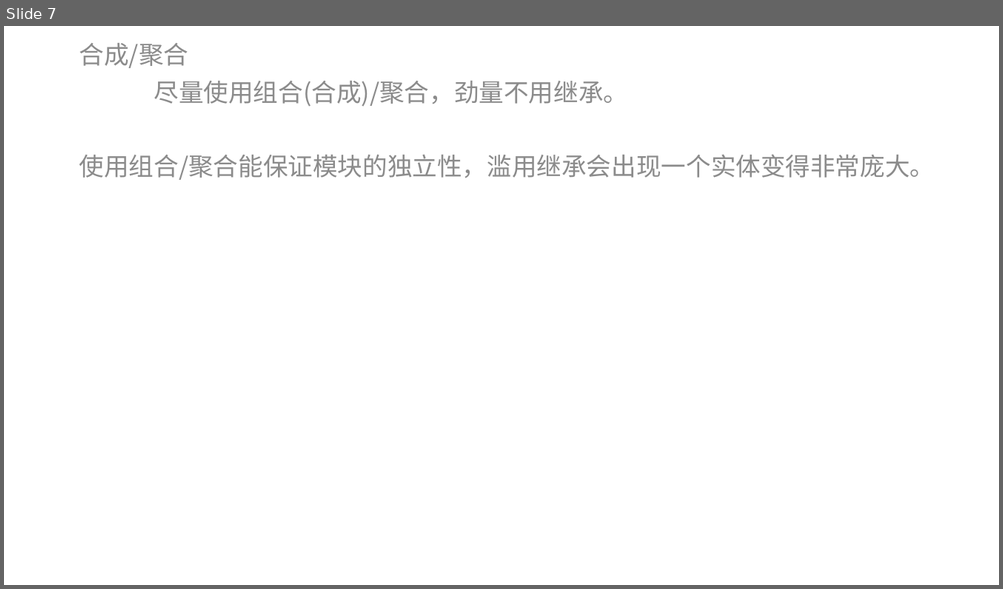
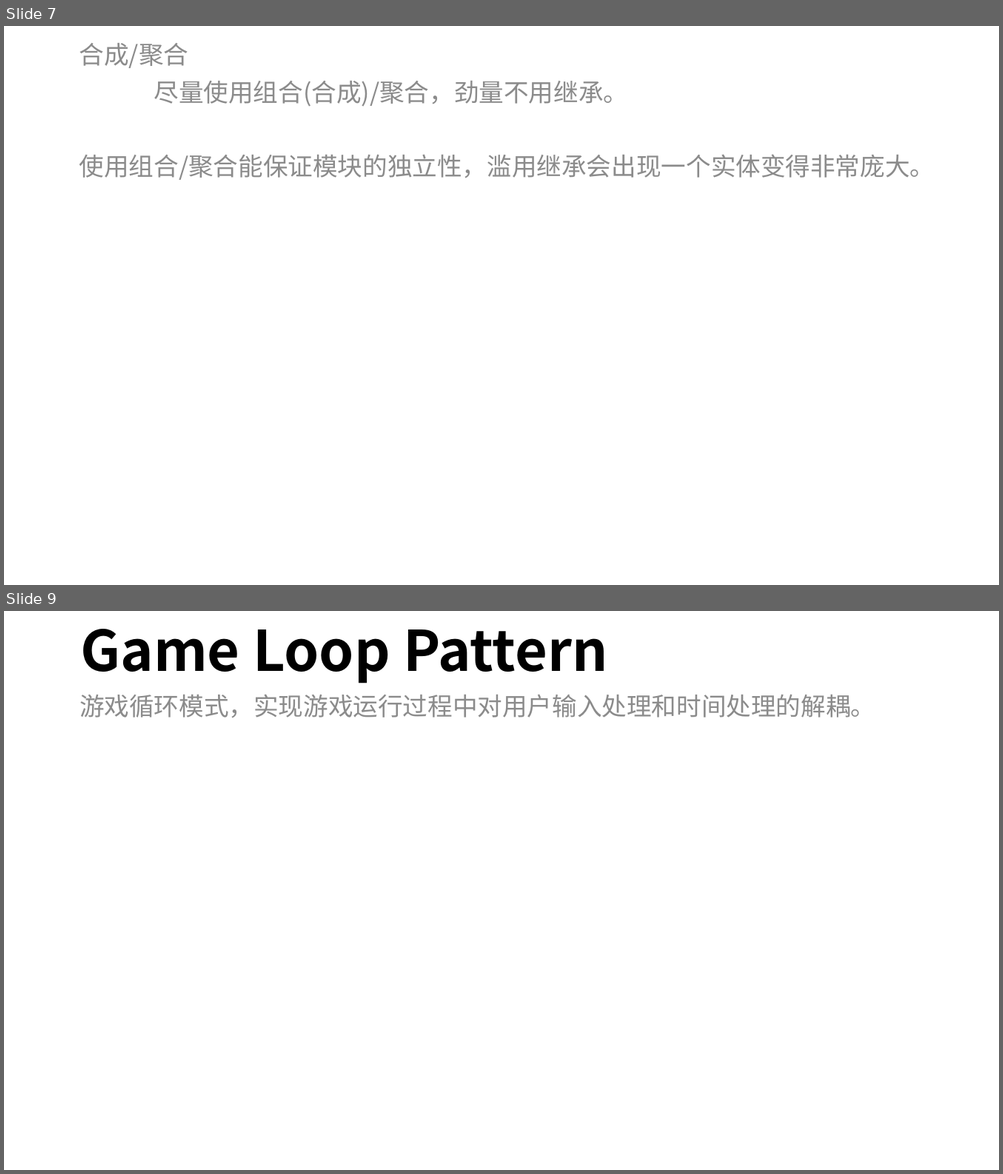
Before and after one commit to mshandle/GStar, a slide deck: Document/les2/les2.pptx. Shown one above the other, each under a label of ours: slide 7 before the commit, slides 7 and 9 after it; the slides between them are not shown. The pictures are 1003x589 and 1003x1174 pixels, drawn with LibreOffice and Linux fonts; fonts in the diff are those of the drawing. Boxes give left, top, right and bottom in pixels: in the first picture for what was removed or moved away, otherwise in the second. Text is boxed around its words. In the diff, an @@ line names an element or a change of style, - is before the commit and + after.

```diff
--- a/Document/les2/les2.pptx
+++ b/Document/les2/les2.pptx
@@ slide 9 added at box(4, 611, 999, 1170), background #FFFFFF @@
@@ title added at box(80, 629, 607, 684), 54 pt, text #000000, bold @@
+Game Loop Pattern
@@ text added at box(79, 695, 875, 718), 24 pt, text #8C8C8C @@
+游戏循环模式，实现游戏运行过程中对用户输入处理和时间处理的解耦。
```
Also in this commit, not shown: 1 slide changed, 6 other slides added.
